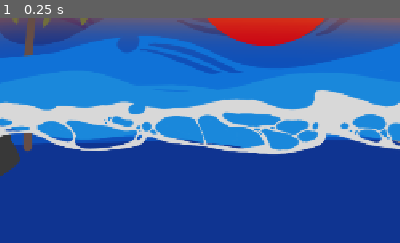
Above: before the commit, frame 1.
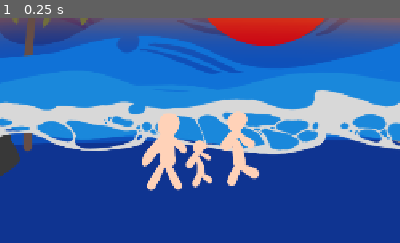
Above: after the commit, the same moment.

Repository: kkkiiijjj/god-of-layers
Game: Godot game, scene res://scenes/levels/pearl/LevelPearl.tscn
Two runs of this game, one before a commit and one after it. Both use one fixed random seed, a clock stepped at 60 frames per second and the inputs below.
Inputs:
- Up to frame 1 (0.25 s): no input
The pictures show only the part of the screen within x 12-62%, y 50-100%; the shares and areas given below are measured in that part.

The runs differ from the first frame. In frame 1, 4.2% of the frame differs, in the area x 35-65%, y 41-77%.

Commit message:
feat: 红色谜题实现，stone移到watermelon上方触发西瓜破裂填补红色漏洞

Diff:
--- a/scenes/levels/pearl/LevelPearl.tscn
+++ b/scenes/levels/pearl/LevelPearl.tscn
@@ -13,13 +13,18 @@
 [ext_resource type="Texture2D" uid="uid://c4jkkmt38me8a" path="res://assets/sprites/rock.png" id="10_d6rmn"]
 [ext_resource type="Texture2D" uid="uid://c5wynoh2uedt" path="res://assets/sprites/coconut_tree.png" id="11_4gwpv"]
 [ext_resource type="Texture2D" uid="uid://djs0orsii7w0c" path="res://assets/sprites/icecream.png" id="12_4utb3"]
+[ext_resource type="Texture2D" uid="uid://cm4gb12qcegrx" path="res://assets/sprites/stone.png" id="12_b5jog"]
+[ext_resource type="Texture2D" uid="uid://bndnx7x1loi2r" path="res://assets/sprites/family.png" id="12_cyr16"]
 [ext_resource type="Texture2D" uid="uid://bf435014wd52q" path="res://assets/sprites/bug.png" id="13_5seri"]
+[ext_resource type="Texture2D" uid="uid://kpuhu3crkx5n" path="res://assets/sprites/watermelon.png" id="13_cyr16"]
 [ext_resource type="Script" uid="uid://cokjna5k6i1sk" path="res://scripts/DialogueBox.gd" id="14_3ks7r"]
 [ext_resource type="Texture2D" uid="uid://pgv62ouxhuu5" path="res://assets/sprites/sea_bg4.png" id="14_d6rmn"]
+[ext_resource type="Texture2D" uid="uid://bbfiaqm8cx11" path="res://assets/sprites/watermelon_open.png" id="14_h85v6"]
 [ext_resource type="Texture2D" uid="uid://bmrhiiklc5wil" path="res://assets/sprites/lanternfish.png" id="15_4gwpv"]
 [ext_resource type="Texture2D" uid="uid://b7ivuf6pst8su" path="res://assets/sprites/sea_layer5.png" id="16_4utb3"]
 [ext_resource type="Texture2D" uid="uid://cvo4lf28ni0mo" path="res://assets/sprites/hole.png" id="16_lu0gh"]
 [ext_resource type="Texture2D" uid="uid://ggn24x32wrus" path="res://assets/sprites/sea_layer6.png" id="17_vpsu2"]
+[ext_resource type="Texture2D" uid="uid://comkbkwc24ych" path="res://assets/sprites/橡皮擦.png" id="23_utorn"]
 
 [node name="LevelPearl" type="Node2D"]
 script = ExtResource("1_vx3aj")
@@ -76,6 +81,19 @@
 [node name="family" parent="Layers" instance=ExtResource("2_ow1dc")]
 layer_id = "family"
 layer_name = "一家人"
+texture = ExtResource("12_cyr16")
+
+[node name="stone" parent="Layers" instance=ExtResource("2_ow1dc")]
+layer_id = "stone"
+texture = ExtResource("12_b5jog")
+
+[node name="watermelon" parent="Layers" instance=ExtResource("2_ow1dc")]
+layer_id = "watermelon"
+texture = ExtResource("13_cyr16")
+
+[node name="watermelon_open" parent="Layers" instance=ExtResource("2_ow1dc")]
+layer_id = "watermelon_open"
+texture = ExtResource("14_h85v6")
 
 [node name="icecream" parent="Layers" instance=ExtResource("2_ow1dc")]
 layer_id = "icecream"
@@ -91,7 +109,7 @@
 layer_id = "monster_red"
 layer_name = "红色怪物"
 placeholder_color = Color(1, 0, 0, 1)
-sprite_position = Vector2(620, 360)
+sprite_position = Vector2(620, 230)
 texture = ExtResource("13_5seri")
 
 [node name="monster_white" parent="Layers" instance=ExtResource("2_ow1dc")]
@@ -208,7 +226,7 @@
 offset_top = 124.0
 offset_right = 1272.0
 offset_bottom = 156.0
-text = "🧹"
+icon = ExtResource("23_utorn")
 
 [node name="EraserBlock" type="ColorRect" parent="UI/HUD"]
 layout_mode = 2
--- a/scripts/LevelPearl.gd
+++ b/scripts/LevelPearl.gd
@@ -57,6 +57,7 @@
 func _connect_signals() -> void:
 	EventBus.puzzle_stage_changed.connect(_on_puzzle_stage_changed)
 	EventBus.layer_reordered.connect(_on_layer_reordered)
+	EventBus.layer_reordered.connect(_check_watermelon_puzzle)
 
 
 func _shuffle_layers() -> void:
@@ -82,6 +83,9 @@
 	for sea_id in ["sea_bg4", "lanternfish", "sea_layer5", "sea_layer6"]:
 		LayerManager.set_visible(sea_id, false)
 	LayerManager.set_visible("?", false)
+	LayerManager.set_visible("stone", false)
+	LayerManager.set_visible("watermelon", false)
+	LayerManager.set_visible("watermelon_open", false)
 
 
 func _on_layer_reordered() -> void:
@@ -136,7 +140,7 @@
 
 
 func _start_guide_timer() -> void:
-	var timer = get_tree().create_timer(300.0)
+	var timer = get_tree().create_timer(10.0)
 	timer.timeout.connect(_guide_returns)
 
 
@@ -156,13 +160,51 @@
 			"看来我得把它藏得更隐蔽一些。记录在案。",
 			"不过，它们留下的这些缺口……我的数据库里没有任何相关记录。",
 			"这种损伤从未出现过。也许只有您能处理——毕竟，您来自我们创造者的族群。",
-		])
+		], _unlock_brush)
 	else:
 		dialogue_box.show_dialogue([
 			"我回来了。上面说这种情况他们也没见过，让我自己处理……",
 			"没关系，交给我。",
-			"好，处理完毕。下面我来教你修补这些缺口。",
-		], _after_bugs_cleared)
+		], _guide_clear_bugs)
+
+
+func _guide_clear_bugs() -> void:
+	# 引导清除所有 bug
+	for monster_id in ["monster_blue", "monster_red", "monster_green", "monster_white"]:
+		LayerManager.set_visible(monster_id, false)
+		if layer_panel.layer_buttons.has(monster_id):
+			layer_panel.layer_buttons[monster_id].visible = false
+	dialogue_box.show_dialogue([
+		"处理完毕。",
+		"它们留下的这些缺口……我的数据库里没有任何相关记录。",
+		"这种损伤从未出现过。也许只有您能处理——毕竟，您来自我们创造者的族群。",
+	], _unlock_brush)
+
+
+func _check_all_bugs_cleared() -> void:
+	dialogue_box.show_dialogue([
+		"哦？",
+		"您已经找到橡皮擦了。",
+		"……这届比上一届聪明。那个本来是之后的教学内容的。",
+		"看来我得把它藏得更隐蔽一些。记录在案。",
+		"不过，它们留下的这些缺口……我的数据库里没有任何相关记录。",
+		"这种损伤从未出现过。也许只有您能处理——毕竟，您来自我们创造者的族群。",
+	], _unlock_brush)
+
+
+func _unlock_brush() -> void:
+	# 解锁画笔，教学白色漏洞
+	dialogue_box.show_dialogue([
+		"这支画笔交给您。",
+		"看到画面中的椰子了吗？画笔会自动吸取颜料并填补对应的漏洞。",
+	], _fill_white_hole)
+
+
+func _fill_white_hole() -> void:
+	# 自动填补白色漏洞
+	$UI/HoleLayer/HoleWhite.visible = false
+	GameState.collect_paint("white")
+	print("白色漏洞已填补！")
 
 
 func _on_eraser_activated() -> void:
@@ -185,15 +227,7 @@
 	_check_all_bugs_cleared()
 
 
-func _check_all_bugs_cleared() -> void:
-	dialogue_box.show_dialogue([
-		"哦？",
-		"您已经找到橡皮擦了。",
-		"……这届比上一届聪明。那个本来是之后的教学内容的。",
-		"看来我得把它藏得更隐蔽一些。记录在案。",
-		"不过，它们留下的这些缺口……我的数据库里没有任何相关记录。",
-		"这种损伤从未出现过。也许只有您能处理——毕竟，您来自我们创造者的族群。",
-	])
+
 
 
 func _after_bugs_cleared() -> void:
@@ -215,6 +249,10 @@
 			_trigger_stage_two_intro()
 			LayerManager.set_visible("?", true)
 			layer_panel.show_layer_in_panel("?")
+			LayerManager.set_visible("stone", true)
+			LayerManager.set_visible("watermelon", true)
+			layer_panel.show_layer_in_panel("stone")
+			layer_panel.show_layer_in_panel("watermelon")
 		2:
 			print(">>> 进入阶段三：收集颜料")
 		3:
@@ -272,3 +310,26 @@
 			LayerManager.reorder_layer(monster, target_index)
 			monster.visible = false
 			monster.visible = true
+
+
+func _check_watermelon_puzzle() -> void:
+	if GameState.current_stage != 1:
+		return
+	var stone_index = _get_layer_index("stone")
+	var watermelon_index = _get_layer_index("watermelon")
+	if stone_index == -1 or watermelon_index == -1:
+		return
+	# stone 在 watermelon 上方时触发
+	if stone_index == watermelon_index + 1:
+		_trigger_watermelon_break()
+
+
+func _trigger_watermelon_break() -> void:
+	# 替换 watermelon 为 watermelon_open
+	LayerManager.set_visible("watermelon", false)
+	LayerManager.set_visible("watermelon_open", true)
+	layer_panel.show_layer_in_panel("watermelon_open")
+	# 自动填补红色漏洞
+	$UI/HoleLayer/HoleRed.visible = false
+	GameState.collect_paint("red")
+	print("红色漏洞已填补！")
Binary file added: assets/sprites/family.png
Not shown, added: assets/sprites/family.png.import
Binary file added: assets/sprites/stone.png
Not shown, added: assets/sprites/stone.png.import
Binary file added: assets/sprites/watermelon.png
Not shown, added: assets/sprites/watermelon.png.import
Binary file added: assets/sprites/watermelon_open.png
Not shown, added: assets/sprites/watermelon_open.png.import
Binary file added: assets/sprites/橡皮擦.png
Not shown, added: assets/sprites/橡皮擦.png.import
Not shown: 1 places in scenes/levels/pearl/LevelPearl.tscn that only renumber resources
